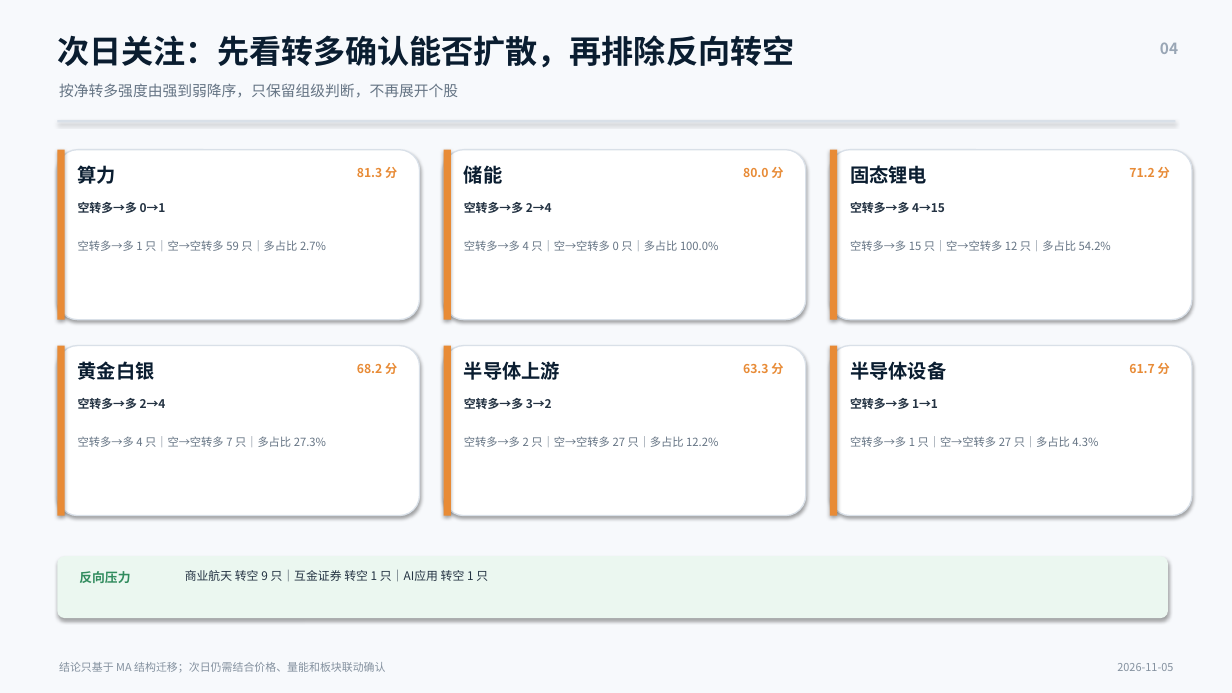
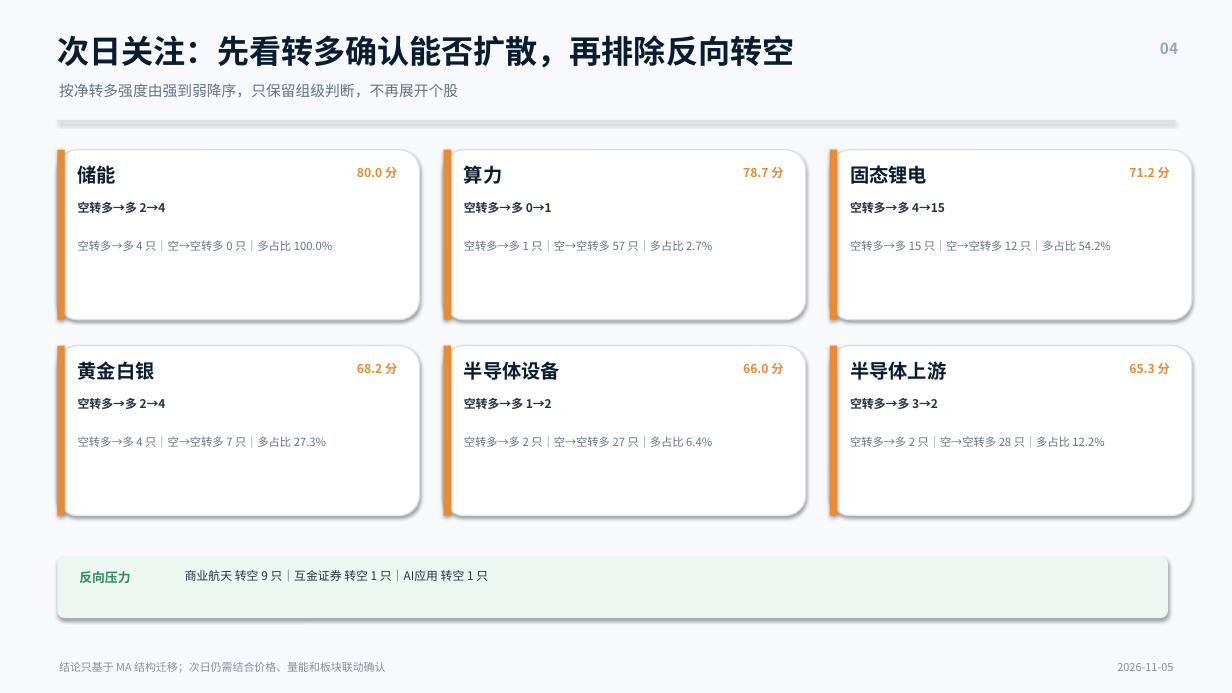
Before and after one commit to nancybhc/a-share-blast-lab, a slide deck: slide 4 of assets/多空阶段简报_2026-11-05.pptx. Drawn at 1232x693 pixels with LibreOffice and Linux fonts; fonts in the diff are those of the drawing. Boxes give left, top, right and bottom in pixels: in the first picture for what was removed or moved away, otherwise in the second. Text is boxed around its words. In the diff, an @@ line names an element or a change of style, - is before the commit and + after.

```diff
--- a/assets/多空阶段简报_2026-11-05.pptx
+++ b/assets/多空阶段简报_2026-11-05.pptx
@@ text at (x1=78, y1=162, x2=116, y2=188): text changed @@
-算力
+储能
@@ text at (x1=357, y1=167, x2=397, y2=178): text changed @@
-81.3 分
+80.0 分
@@ text at (x1=464, y1=165, x2=502, y2=184): text changed @@
-储能
+算力
@@ text at (x1=743, y1=167, x2=783, y2=178): text changed @@
-80.0 分
+78.7 分
@@ text at (x1=78, y1=202, x2=166, y2=213): text changed @@
-空转多→多 0→1
+空转多→多 2→4
@@ text at (x1=464, y1=202, x2=552, y2=213): text changed @@
-空转多→多 2→4
+空转多→多 0→1
@@ text at (x1=78, y1=240, x2=332, y2=251): text changed @@
-空转多→多 1 只｜空→空转多 59 只｜多占比 2.7%
+空转多→多 4 只｜空→空转多 0 只｜多占比 100.0%
@@ text at (x1=464, y1=240, x2=712, y2=251): text changed @@
-空转多→多 4 只｜空→空转多 0 只｜多占比 100.0%
+空转多→多 1 只｜空→空转多 57 只｜多占比 2.7%
@@ text at (x1=464, y1=361, x2=560, y2=380): text changed @@
-半导体上游
+半导体设备
@@ text at (x1=743, y1=363, x2=783, y2=374): text changed @@
-63.3 分
+66.0 分
@@ text at (x1=850, y1=361, x2=946, y2=380): text changed @@
-半导体设备
+半导体上游
@@ text at (x1=1129, y1=363, x2=1170, y2=374): text changed @@
-61.7 分
+65.3 分
@@ text at (x1=464, y1=398, x2=552, y2=409): text changed @@
-空转多→多 3→2
+空转多→多 1→2
@@ text at (x1=850, y1=398, x2=938, y2=409): text changed @@
-空转多→多 1→1
+空转多→多 3→2
@@ text at (x1=464, y1=436, x2=712, y2=447): text changed @@
-空转多→多 2 只｜空→空转多 27 只｜多占比 12.2%
+空转多→多 2 只｜空→空转多 27 只｜多占比 6.4%
@@ text at (x1=850, y1=436, x2=1104, y2=447): text changed @@
-空转多→多 1 只｜空→空转多 27 只｜多占比 4.3%
+空转多→多 2 只｜空→空转多 28 只｜多占比 12.2%
```
Also in this commit, not shown: 3 other slides changed, 11 other files.
